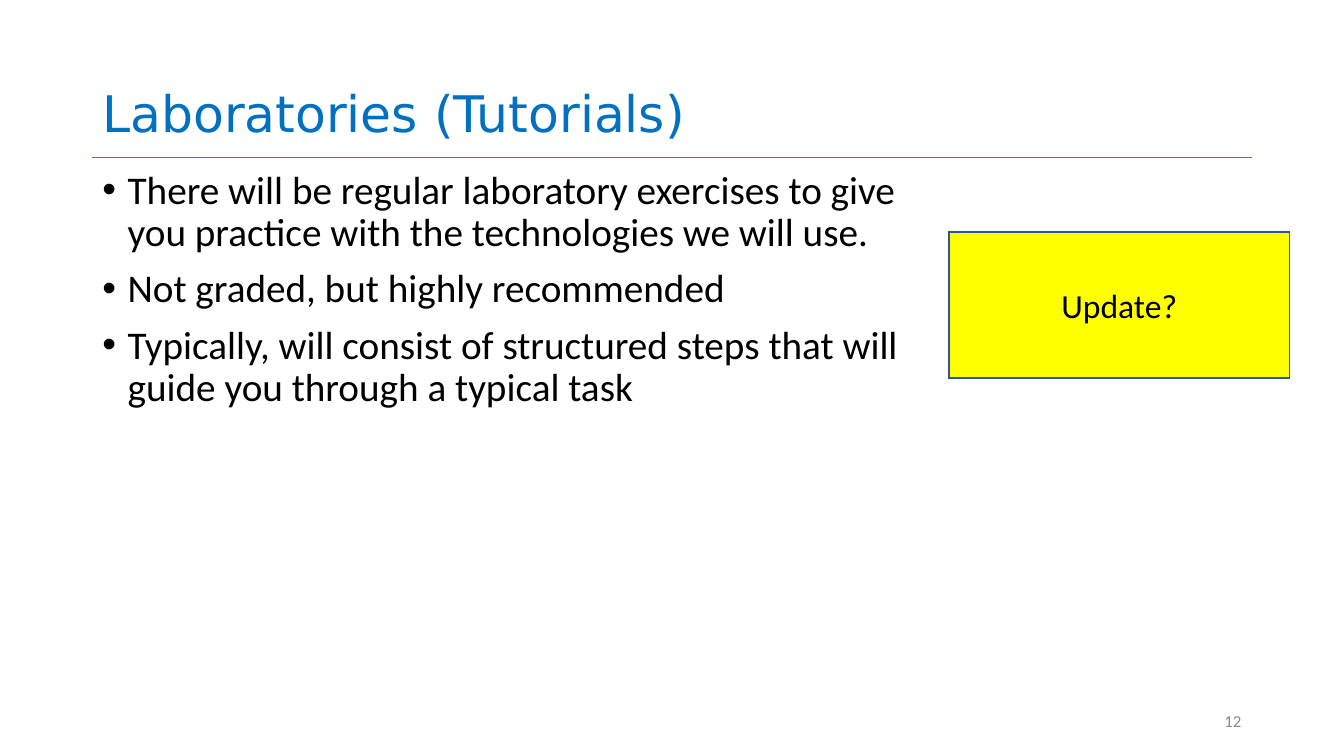
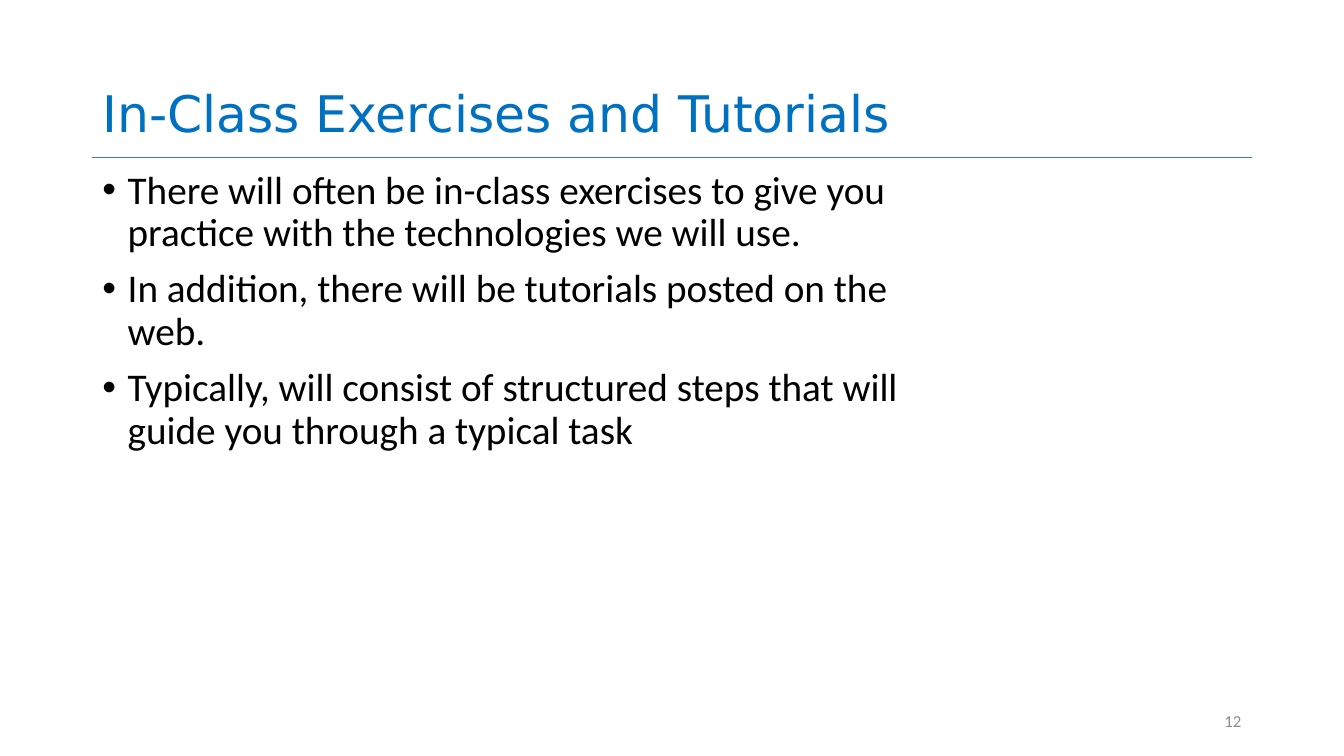
Before and after one commit to neu-se/CS4530-Spring-2022, a slide deck: slide 12 of Slides/Lesson 1.1 Course Introduction.pptx. Drawn at 1344x756 pixels with LibreOffice and Linux fonts; fonts in the diff are those of the drawing. Boxes give left, top, right and bottom in pixels: in the first picture for what was removed or moved away, otherwise in the second. Text is boxed around its words. In the diff, an @@ line names an element or a change of style, - is before the commit and + after.

```diff
--- a/Slides/Lesson 1.1 Course Introduction.pptx
+++ b/Slides/Lesson 1.1 Course Introduction.pptx
@@ title at box(102, 93, 889, 133): text changed @@
-Laboratories (Tutorials)
+In-Class Exercises and Tutorials
@@ text at box(128, 176, 887, 346): text changed @@
-• There will be regular laboratory exercises to give you practice with the technologies we will use.
-• Not graded, but highly recommended
+• There will often be in-class exercises to give you practice with the technologies we will use.
+• In addition, there will be tutorials posted on the web.
@@ rectangle removed at box(950, 232, 1290, 378) @@
-Update?
```
Also in this commit, not shown: 7 other slides changed, 5 slides removed.
